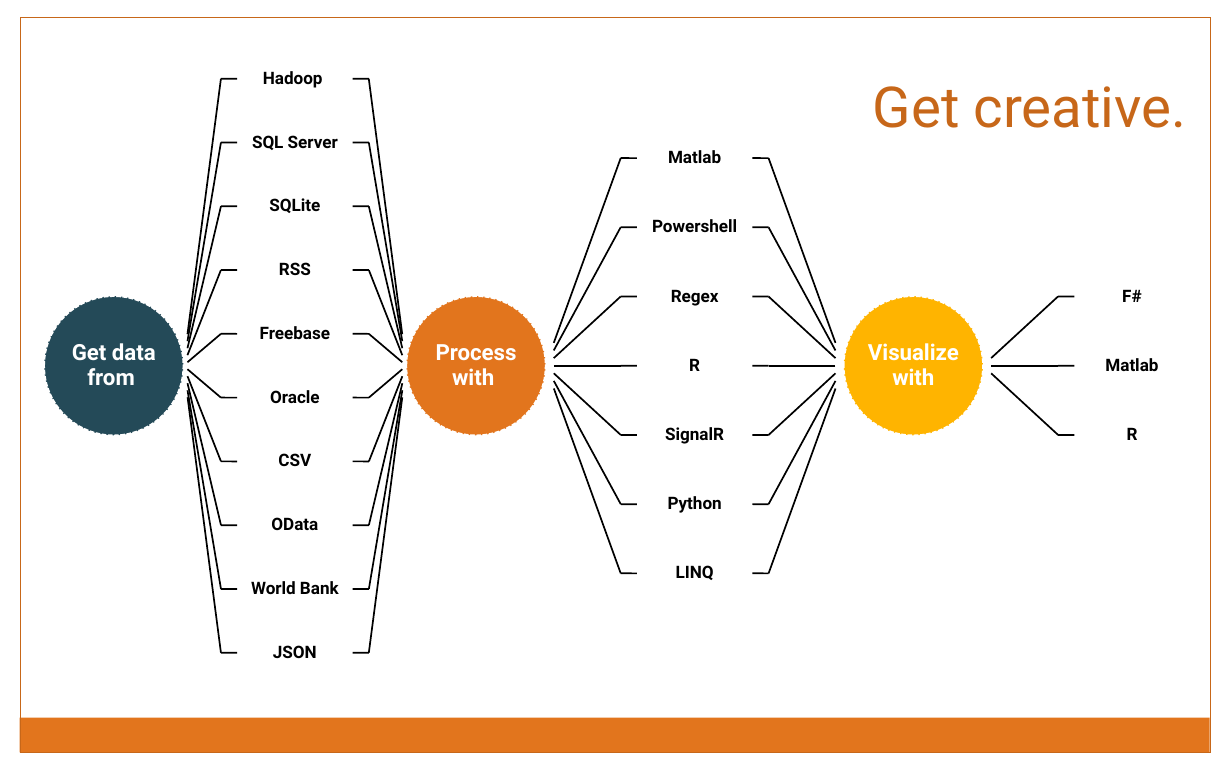
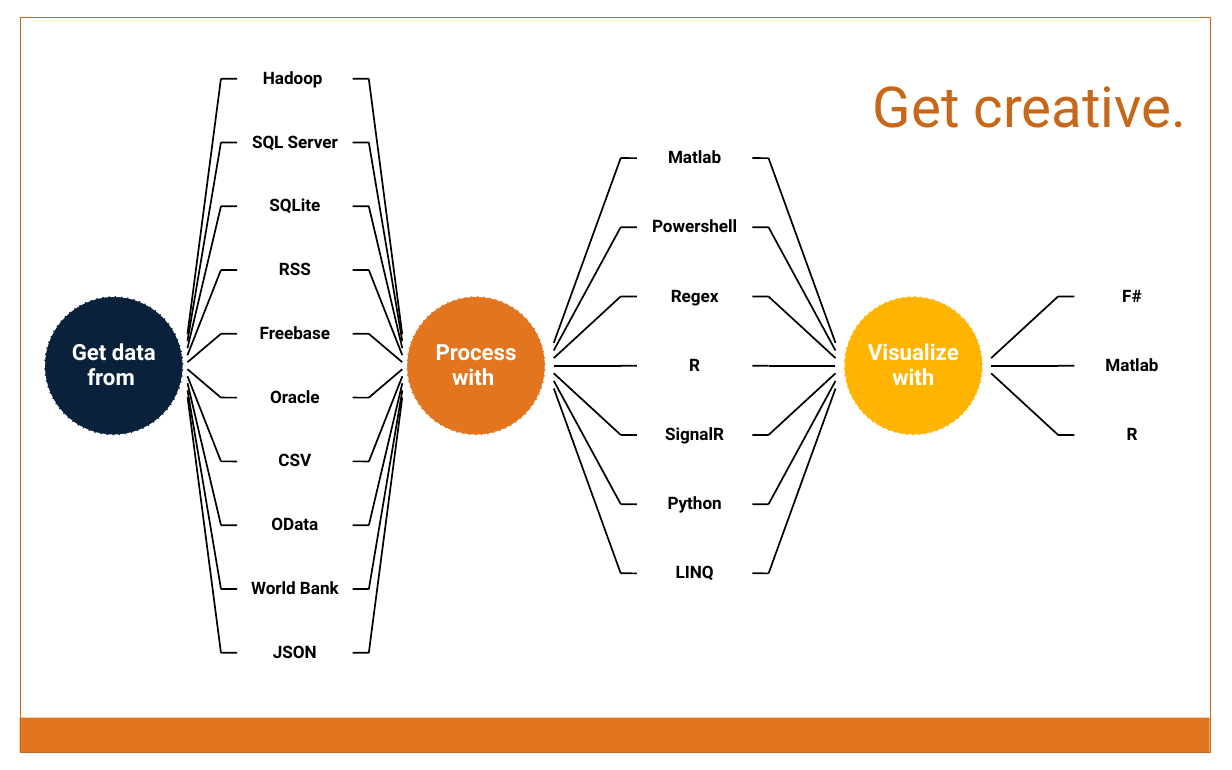
Before and after one commit to rachelblasucci/Current-Talks, a slide deck: slide 11 of Intro to Xamarin F#/F#-iOS.pptx. Drawn at 1232x770 pixels with LibreOffice and Linux fonts; fonts in the diff are those of the drawing. Boxes give left, top, right and bottom in pixels: in the first picture for what was removed or moved away, otherwise in the second. Text is boxed around its words. In the diff, an @@ line names an element or a change of style, - is before the commit and + after.

```diff
--- a/Intro to Xamarin F#/F#-iOS.pptx
+++ b/Intro to Xamarin F#/F#-iOS.pptx
@@ ellipse at (x1=44, y1=296, x2=184, y2=435): fill #244A58 to #09213B @@
```
Also in this commit, not shown: 3 other slides changed, 1 slide added, 5 other files.
